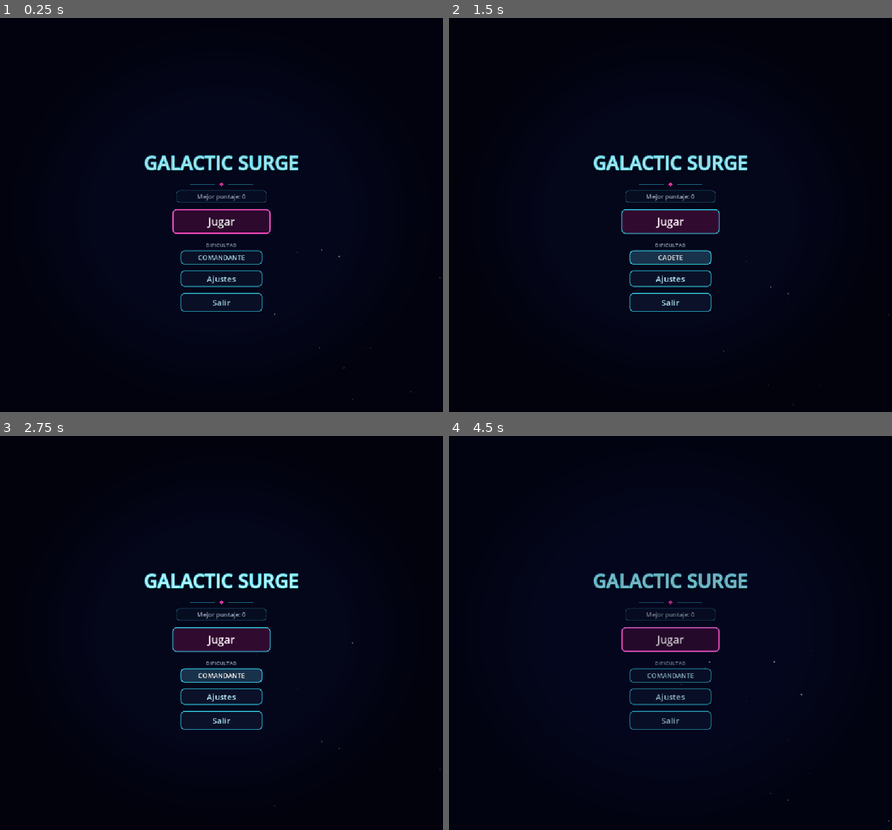
Above: before the commit, frames 1-4 (two rows, left to right).
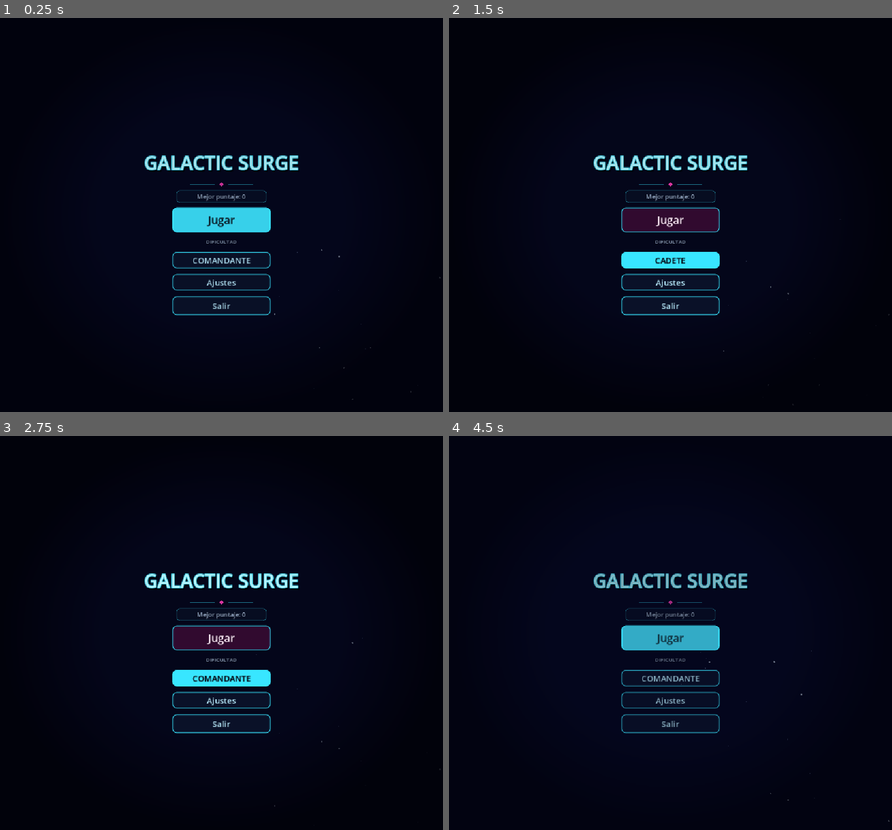
Above: after the commit, the same moments.

Repository: Frank-0511/galactic-surge
Game: Godot game, scene res://scenes/main/main.tscn
The game is run twice, just before and just after one commit, with the same random seed, the same clock (stepped at 60 frames per second) and the same inputs.
Inputs:
- Up to frame 1 (0.25 s): no input
- Up to frame 2 (1.5 s): click "COMANDANTE" at 0.5 s; click "ÉLITE GALÁCTICA" at 1.25 s
- Up to frame 3 (2.75 s): click "CADETE" at 2 s
- Up to frame 4 (4.5 s): click "Ajustes" at 2.75 s; click "VSync: Sí" at 3.5 s; click "Volver" at 4.25 s

The runs differ from the first frame. In frame 1, 2.8% of the frame differs, in the area x 38-62%, y 47-76%; in frame 2, 2.3%; in frame 3, 2.2%; in frame 4, 2.8%.

Commit message:
feat(etapa-18): menú principal con Theme, contenedor y foco de alto contraste
Los botones van dentro de un VBoxContainer (Control/Menu) con separación
constante; los estilos salen de un Theme en código con variaciones
PrimaryButton (Jugar) y SecondaryButton (Dificultad, Ajustes, Salir). El
foco y el hover usan relleno cyan sólido con texto oscuro para ser el
elemento más contrastado. Rutas de etapa_4a actualizadas a Control/Menu/.
Guía scenario-godot-ui, stances 2, 3 y 5.

Diff:
--- a/scenes/ui/main_menu.gd
+++ b/scenes/ui/main_menu.gd
@@ -1,8 +1,10 @@
 # main_menu.gd
 # Presents the initial navigation options and emits user intent to Main.
 # Lets the player pick the session difficulty (Etapa 18) before play.
-# Layout lives in main_menu.tscn; all visual styling (buttons, title, chip,
-# vignette, entrance fade, title pulse) is applied here in code.
+# Layout lives in main_menu.tscn: title, divider and high score are anchored to
+# the center; the four buttons sit in the Menu VBoxContainer.
+# All button styling comes from one Theme built in code (_build_menu_theme) and
+# assigned to the root Control; buttons pick PrimaryButton or SecondaryButton variations.
 # REDUCED_MOTION is a switch to flip: true skips the title pulse and the entrance fade.
 
 extends CanvasLayer
@@ -17,9 +19,16 @@
 const BUTTON_PADDING_X := 14.0
 const BUTTON_PADDING_Y := 6.0
 const BORDER_WIDTH := 2
-const FOCUS_BORDER_WIDTH := 3
+const MENU_SEPARATION := 14
+const PRIMARY_VARIATION := &"PrimaryButton"
+## "MenuButton" is a built-in Godot class name and cannot be a theme variation.
+const SECONDARY_VARIATION := &"SecondaryButton"
+const PRIMARY_FONT_SIZE := 26
+const MENU_FONT_SIZE := 20
 const CYAN := Color(0.22, 0.9, 1.0)
-const MAGENTA := Color(1.0, 0.24, 0.72)
+## Solid focus/hover fill (#38E6FF) and its dark text (#050A14).
+const FOCUS_FILL := Color(0.22, 0.9, 1.0)
+const FOCUS_TEXT := Color(0.02, 0.04, 0.08)
 const TITLE_FILL := Color(0.72, 0.97, 1.0)
 const TEXT_SOFT := Color(0.72, 0.92, 1.0)
 
@@ -34,20 +43,20 @@
 @onready var _vignette: TextureRect = $Control/Vignette
 @onready var _high_score_label: Label = $Control/HighScoreLabel
 @onready var _title_label: Label = $Control/TitleLabel
-@onready var _difficulty_button: Button = $Control/DificultadButton
-@onready var _play_button: Button = $Control/PlayButton
-@onready var _quit_button: Button = $Control/QuitButton
-@onready var _ajustes_button: Button = $Control/AjustesButton
+@onready var _difficulty_button: Button = $Control/Menu/DificultadButton
+@onready var _play_button: Button = $Control/Menu/PlayButton
+@onready var _quit_button: Button = $Control/Menu/QuitButton
+@onready var _ajustes_button: Button = $Control/Menu/AjustesButton
 
 var _entrance_tween: Tween
 var _pulse_tween: Tween
 
 
 func _ready() -> void:
+	_content.theme = _build_menu_theme()
 	_apply_vignette()
 	_apply_title_style()
 	_apply_chip_style()
-	_style_buttons()
 	_start_title_pulse()
 	_refresh_difficulty_text()
 
@@ -55,7 +64,7 @@
 func show_menu() -> void:
 	visible = true
 	_play_entrance()
-	$Control/PlayButton.grab_focus()
+	_play_button.grab_focus()
 
 
 func set_high_score(value: int) -> void:
@@ -130,44 +139,47 @@
 
 
 # ---------------------------------------------------------------------------
-# Buttons: one StyleBoxFlat per state. Jugar is the primary action (magenta
-# tinted fill); Salir and the difficulty control stay cyan-outlined.
-# Focus is a 3 px magenta border with a transparent fill, so it stays distinct
-# from hover (brighter fill, 2 px cyan border).
-# ---------------------------------------------------------------------------
-func _style_buttons() -> void:
-	_style_button(_play_button, 26, true)
-	_style_button(_quit_button, 20, false)
-	_style_button(_ajustes_button, 20, false)
-	_style_button(_difficulty_button, 16, false)
-
-
-func _style_button(button: Button, font_size: int, primary: bool) -> void:
+# Theme: one Theme for the whole menu, assigned to the root Control.
+# PrimaryButton (Jugar) and SecondaryButton (Dificultad, Ajustes, Salir) carry the
+# button looks. Hover and focus share a solid cyan fill with dark text, so the
+# focused button is the highest-contrast element on screen. Pressed keeps the
+# dark fill. The Menu VBoxContainer separation is a theme constant too.
+# ---------------------------------------------------------------------------
+func _build_menu_theme() -> Theme:
+	var menu_theme := Theme.new()
+	menu_theme.set_type_variation(PRIMARY_VARIATION, &"Button")
+	menu_theme.set_type_variation(SECONDARY_VARIATION, &"Button")
+	menu_theme.set_constant(&"separation", &"VBoxContainer", MENU_SEPARATION)
+	_theme_button_variation(menu_theme, PRIMARY_VARIATION, PRIMARY_FONT_SIZE, true)
+	_theme_button_variation(menu_theme, SECONDARY_VARIATION, MENU_FONT_SIZE, false)
+	return menu_theme
+
+
+func _theme_button_variation(menu_theme: Theme, variation: StringName, font_size: int, primary: bool) -> void:
 	var normal_box: StyleBoxFlat
-	var hover_box: StyleBoxFlat
 	var pressed_box: StyleBoxFlat
+	var text_normal: Color
+	var text_pressed: Color
 	if primary:
 		normal_box = _make_box(Color(0.2, 0.04, 0.19, 0.95), Color(CYAN, 0.8), BORDER_WIDTH)
-		hover_box = _make_box(Color(0.34, 0.08, 0.3, 1.0), Color(CYAN, 1.0), BORDER_WIDTH)
 		pressed_box = _make_box(Color(0.1, 0.02, 0.1, 1.0), Color(CYAN, 0.6), BORDER_WIDTH)
+		text_normal = Color(1.0, 0.93, 0.98)
+		text_pressed = Color(0.85, 0.75, 0.82)
 	else:
 		normal_box = _make_box(Color(0.04, 0.07, 0.16, 0.92), Color(CYAN, 0.8), BORDER_WIDTH)
-		hover_box = _make_box(Color(0.1, 0.2, 0.3, 0.98), Color(CYAN, 1.0), BORDER_WIDTH)
 		pressed_box = _make_box(Color(0.02, 0.04, 0.1, 1.0), Color(CYAN, 0.5), BORDER_WIDTH)
-	var focus_box: StyleBoxFlat = _make_box(Color(0.0, 0.0, 0.0, 0.0), MAGENTA, FOCUS_BORDER_WIDTH)
-
-	button.add_theme_stylebox_override("normal", normal_box)
-	button.add_theme_stylebox_override("hover", hover_box)
-	button.add_theme_stylebox_override("pressed", pressed_box)
-	button.add_theme_stylebox_override("focus", focus_box)
-	button.add_theme_font_size_override("font_size", font_size)
-
-	var text_normal: Color = Color(1.0, 0.93, 0.98) if primary else TEXT_SOFT
-	var text_pressed: Color = Color(0.85, 0.75, 0.82) if primary else Color(0.6, 0.8, 0.9)
-	button.add_theme_color_override("font_color", text_normal)
-	button.add_theme_color_override("font_hover_color", Color(1.0, 1.0, 1.0))
-	button.add_theme_color_override("font_pressed_color", text_pressed)
-	button.add_theme_color_override("font_focus_color", Color(1.0, 1.0, 1.0))
+		text_normal = TEXT_SOFT
+		text_pressed = Color(0.6, 0.8, 0.9)
+
+	menu_theme.set_stylebox(&"normal", variation, normal_box)
+	menu_theme.set_stylebox(&"hover", variation, _make_box(FOCUS_FILL, FOCUS_FILL, BORDER_WIDTH))
+	menu_theme.set_stylebox(&"pressed", variation, pressed_box)
+	menu_theme.set_stylebox(&"focus", variation, _make_box(FOCUS_FILL, FOCUS_FILL, BORDER_WIDTH))
+	menu_theme.set_font_size(&"font_size", variation, font_size)
+	menu_theme.set_color(&"font_color", variation, text_normal)
+	menu_theme.set_color(&"font_pressed_color", variation, text_pressed)
+	menu_theme.set_color(&"font_hover_color", variation, FOCUS_TEXT)
+	menu_theme.set_color(&"font_focus_color", variation, FOCUS_TEXT)
 
 
 func _make_box(fill: Color, border: Color, border_width: int) -> StyleBoxFlat:
--- a/scenes/ui/main_menu.tscn
+++ b/scenes/ui/main_menu.tscn
@@ -121,7 +121,7 @@
 horizontal_alignment = 1
 vertical_alignment = 1
 
-[node name="PlayButton" type="Button" parent="Control"]
+[node name="Menu" type="VBoxContainer" parent="Control"]
 layout_mode = 1
 anchors_preset = 8
 anchor_left = 0.5
@@ -131,75 +131,43 @@
 offset_left = -120.0
 offset_top = -14.0
 offset_right = 120.0
-offset_bottom = 46.0
+offset_bottom = 240.0
 grow_horizontal = 2
 grow_vertical = 2
+
+[node name="PlayButton" type="Button" parent="Control/Menu"]
+custom_minimum_size = Vector2(0, 60)
+layout_mode = 2
+theme_type_variation = &"PrimaryButton"
 text = "Jugar"
 
-[node name="DifficultyCaption" type="Label" parent="Control"]
-layout_mode = 1
-anchors_preset = 8
-anchor_left = 0.5
-anchor_top = 0.5
-anchor_right = 0.5
-anchor_bottom = 0.5
-offset_left = -100.0
-offset_top = 64.0
-offset_right = 100.0
-offset_bottom = 84.0
-grow_horizontal = 2
-grow_vertical = 2
+[node name="DifficultyCaption" type="Label" parent="Control/Menu"]
+custom_minimum_size = Vector2(0, 20)
+layout_mode = 2
 theme_override_font_sizes/font_size = 13
 theme_override_colors/font_color = Color(0.62, 0.7, 0.82, 1.0)
 text = "DIFICULTAD"
 horizontal_alignment = 1
 
-[node name="DificultadButton" type="Button" parent="Control"]
-layout_mode = 1
-anchors_preset = 8
-anchor_left = 0.5
-anchor_top = 0.5
-anchor_right = 0.5
-anchor_bottom = 0.5
-offset_left = -100.0
-offset_top = 86.0
-offset_right = 100.0
-offset_bottom = 120.0
-grow_horizontal = 2
-grow_vertical = 2
+[node name="DificultadButton" type="Button" parent="Control/Menu"]
+custom_minimum_size = Vector2(0, 34)
+layout_mode = 2
+theme_type_variation = &"SecondaryButton"
 text = "COMANDANTE"
 
-[node name="AjustesButton" type="Button" parent="Control"]
-layout_mode = 1
-anchors_preset = 8
-anchor_left = 0.5
-anchor_top = 0.5
-anchor_right = 0.5
-anchor_bottom = 0.5
-offset_left = -100.0
-offset_top = 136.0
-offset_right = 100.0
-offset_bottom = 174.0
-grow_horizontal = 2
-grow_vertical = 2
+[node name="AjustesButton" type="Button" parent="Control/Menu"]
+custom_minimum_size = Vector2(0, 38)
+layout_mode = 2
+theme_type_variation = &"SecondaryButton"
 text = "Ajustes"
 
-[node name="QuitButton" type="Button" parent="Control"]
-layout_mode = 1
-anchors_preset = 8
-anchor_left = 0.5
-anchor_top = 0.5
-anchor_right = 0.5
-anchor_bottom = 0.5
-offset_left = -100.0
-offset_top = 190.0
-offset_right = 100.0
-offset_bottom = 236.0
-grow_horizontal = 2
-grow_vertical = 2
+[node name="QuitButton" type="Button" parent="Control/Menu"]
+custom_minimum_size = Vector2(0, 46)
+layout_mode = 2
+theme_type_variation = &"SecondaryButton"
 text = "Salir"
 
-[connection signal="pressed" from="Control/AjustesButton" to="." method="_on_ajustes_button_pressed"]
-[connection signal="pressed" from="Control/DificultadButton" to="." method="_on_dificultad_button_pressed"]
-[connection signal="pressed" from="Control/PlayButton" to="." method="_on_play_button_pressed"]
-[connection signal="pressed" from="Control/QuitButton" to="." method="_on_quit_button_pressed"]
+[connection signal="pressed" from="Control/Menu/AjustesButton" to="." method="_on_ajustes_button_pressed"]
+[connection signal="pressed" from="Control/Menu/DificultadButton" to="." method="_on_dificultad_button_pressed"]
+[connection signal="pressed" from="Control/Menu/PlayButton" to="." method="_on_play_button_pressed"]
+[connection signal="pressed" from="Control/Menu/QuitButton" to="." method="_on_quit_button_pressed"]
--- a/tests/etapa_4a_contract_test.gd
+++ b/tests/etapa_4a_contract_test.gd
@@ -49,24 +49,24 @@
 	root.add_child(main_menu)
 	var passed: bool = true
 	passed = _assert_menu_button_contract(
-		main_menu, "Control/PlayButton", &"play_requested", &"_on_play_button_pressed", "MainMenu"
+		main_menu, "Control/Menu/PlayButton", &"play_requested", &"_on_play_button_pressed", "MainMenu"
 	) and passed
 	passed = _assert_menu_button_contract(
-		main_menu, "Control/QuitButton", &"quit_requested", &"_on_quit_button_pressed", "MainMenu"
+		main_menu, "Control/Menu/QuitButton", &"quit_requested", &"_on_quit_button_pressed", "MainMenu"
 	) and passed
 	if main_menu.has_method("show_menu"):
 		main_menu.call("show_menu")
 		if not main_menu.visible:
 			push_error("MainMenu show_menu() must make the menu visible")
 			passed = false
-		var play_button: Control = main_menu.get_node_or_null("Control/PlayButton") as Control
+		var play_button: Control = main_menu.get_node_or_null("Control/Menu/PlayButton") as Control
 		if play_button != null and not play_button.has_focus():
 			push_error("MainMenu show_menu() must focus PlayButton")
 			passed = false
 		if play_button is Button and play_button.text != "Jugar":
 			push_error("MainMenu PlayButton must display Jugar")
 			passed = false
-		var quit_button: Button = main_menu.get_node_or_null("Control/QuitButton") as Button
+		var quit_button: Button = main_menu.get_node_or_null("Control/Menu/QuitButton") as Button
 		if quit_button != null and quit_button.text != "Salir":
 			push_error("MainMenu QuitButton must display Salir")
 			passed = false
@@ -134,20 +134,20 @@
 		return false
 	root.add_child(game_over)
 	var passed: bool = true
-	if game_over.get_node_or_null("Control/RetryButton") == null:
-		push_error("GameOver missing Control/RetryButton")
-		passed = false
-	if game_over.get_node_or_null("Control/FinalScoreLabel") == null:
-		push_error("GameOver missing Control/FinalScoreLabel")
+	if game_over.get_node_or_null("Control/Content/RetryButton") == null:
+		push_error("GameOver missing Control/Content/RetryButton")
+		passed = false
+	if game_over.get_node_or_null("Control/Content/FinalScoreLabel") == null:
+		push_error("GameOver missing Control/Content/FinalScoreLabel")
 		passed = false
 	passed = _assert_menu_button_contract(
 		game_over,
-		"Control/MainMenuButton",
+		"Control/Content/MainMenuButton",
 		&"main_menu_requested",
 		&"_on_main_menu_button_pressed",
 		"GameOver"
 	) and passed
-	var main_menu_button: Button = game_over.get_node_or_null("Control/MainMenuButton") as Button
+	var main_menu_button: Button = game_over.get_node_or_null("Control/Content/MainMenuButton") as Button
 	if main_menu_button != null and main_menu_button.text != "Menú principal":
 		push_error("GameOver MainMenuButton must display Menú principal")
 		passed = false
--- a/tests/menu_style_contract_test.gd
+++ b/tests/menu_style_contract_test.gd
@@ -1,33 +1,42 @@
 # menu_style_contract_test.gd
 # Contract test for the main menu visual upgrade.
 # Verifies:
-# 1. PlayButton, QuitButton and DificultadButton each define StyleBox overrides for
-#    normal, hover, pressed and focus states.
+# 1. Each menu button gets normal, hover, pressed and focus StyleBoxes from the Theme
+#    assigned to the root Control (type variations), with no per-node StyleBox overrides.
+#    The focus StyleBox has a solid, opaque fill and dark text.
 # 2. TitleLabel has an outline size > 0 and a non-zero drop shadow.
 # 3. Node names and public texts of the menu still exist (no structural renames).
-# 4. Order: high score above Jugar, Dificultad, Ajustes above Salir (no kicker label).
-# 5. Ajustes is styled like the other menu buttons.
+# 4. Order (laid out on screen): high score above Jugar, Dificultad, Ajustes above Salir.
+#    KickerLabel stays removed.
+# 5. The four buttons live in a centered VBoxContainer with a 14 px theme separation and
+#    a minimum height of 34 px.
 # Uses the instantiated scene only; no real-time dependencies.
 
 extends SceneTree
 
 const MAIN_MENU_SCENE := preload("res://scenes/ui/main_menu.tscn")
-const BUTTON_PATHS: Array[String] = [
-	"Control/PlayButton",
-	"Control/QuitButton",
-	"Control/DificultadButton",
-	"Control/AjustesButton",
-]
+const MENU_CONTAINER_PATH := "Control/Menu"
+const EXPECTED_SEPARATION := 14
+const MIN_BUTTON_HEIGHT := 34.0
+## Button path -> theme type variation it must use.
+const BUTTON_VARIATIONS: Dictionary = {
+	"Control/Menu/PlayButton": "PrimaryButton",
+	"Control/Menu/DificultadButton": "SecondaryButton",
+	"Control/Menu/AjustesButton": "SecondaryButton",
+	"Control/Menu/QuitButton": "SecondaryButton",
+}
 const STATES: Array[String] = ["normal", "hover", "pressed", "focus"]
 const REQUIRED_NODES: Array[String] = [
 	"Control/Panel",
 	"Control/TitleLabel",
 	"Control/Divider",
-	"Control/DifficultyCaption",
-	"Control/DificultadButton",
-	"Control/PlayButton",
-	"Control/QuitButton",
 	"Control/HighScoreLabel",
+	"Control/Menu",
+	"Control/Menu/DifficultyCaption",
+	"Control/Menu/DificultadButton",
+	"Control/Menu/PlayButton",
+	"Control/Menu/QuitButton",
+	"Control/Menu/AjustesButton",
 ]
 
 
@@ -45,14 +54,17 @@
 		return
 
 	root.add_child(menu)
-	var t1: bool = _assert_button_stylebox_overrides(menu)
+	# Containers lay children out on the next frame; positions are read after that.
+	await process_frame
+	var t1: bool = _assert_button_theme_styles(menu)
 	var t2: bool = _assert_title_outline_and_shadow(menu)
 	var t3: bool = _assert_node_names_kept(menu)
 	var t4: bool = _assert_menu_order(menu)
+	var t5: bool = _assert_menu_container(menu)
 	root.remove_child(menu)
 	menu.free()
 
-	var all_passed: bool = t1 and t2 and t3 and t4
+	var all_passed: bool = t1 and t2 and t3 and t4 and t5
 	if all_passed:
 		print("MENU STYLE CONTRACT TESTS: ALL PASSED")
 	else:
@@ -63,22 +75,47 @@
 
 
 # ---------------------------------------------------------------------------
-# 1. Buttons: normal, hover, pressed and focus StyleBox overrides
-# ---------------------------------------------------------------------------
-func _assert_button_stylebox_overrides(menu: CanvasLayer) -> bool:
+# 1. Buttons: StyleBoxes come from the Theme; focus is a solid fill
+# ---------------------------------------------------------------------------
+func _assert_button_theme_styles(menu: CanvasLayer) -> bool:
+	var control: Control = menu.get_node_or_null("Control") as Control
+	if control == null or control.theme == null:
+		push_error("Root Control must have a Theme assigned")
+		return false
 	var passed: bool = true
-	for path: String in BUTTON_PATHS:
+	for path: String in BUTTON_VARIATIONS.keys():
 		var button: Button = menu.get_node_or_null(path) as Button
 		if button == null:
 			push_error("Missing Button at %s" % path)
 			passed = false
 			continue
+		var variation: String = BUTTON_VARIATIONS[path]
+		if String(button.theme_type_variation) != variation:
+			push_error("%s must use theme type variation %s" % [path, variation])
+			passed = false
+		if button.has_theme_font_size_override("font_size"):
+			push_error("%s must take its font size from the Theme, not an override" % path)
+			passed = false
 		for state: String in STATES:
-			if not button.has_theme_stylebox_override(state):
-				push_error("%s must override StyleBox '%s'" % [path, state])
+			if button.has_theme_stylebox_override(state):
+				push_error("%s must not override StyleBox '%s' per node" % [path, state])
 				passed = false
+			if not control.theme.has_stylebox(state, variation):
+				push_error("Theme must define StyleBox '%s' for %s" % [state, variation])
+				passed = false
+			if not (button.get_theme_stylebox(state) is StyleBoxFlat):
+				push_error("%s must resolve StyleBoxFlat '%s' from the Theme" % [path, state])
+				passed = false
+		var focus_box: StyleBoxFlat = button.get_theme_stylebox("focus") as StyleBoxFlat
+		if focus_box != null and focus_box.bg_color.a < 1.0:
+			push_error("%s focus must have a solid, opaque fill" % path)
+			passed = false
+		var focus_text: Color = button.get_theme_color("font_focus_color")
+		if focus_text.get_luminance() > 0.1:
+			push_error("%s focus text must be dark on the solid fill" % path)
+			passed = false
 	if passed:
-		print("✓ Contrato 1: Botones con StyleBox normal, hover, pressed y focus")
+		print("✓ Contrato 1: Botones con StyleBox normal, hover, pressed y focus desde el Theme")
 	return passed
 
 
@@ -108,25 +145,67 @@
 
 
 # ---------------------------------------------------------------------------
-# 4. Vertical order: high score, Jugar, Dificultad, Ajustes, Salir
+# 4. Vertical order on screen: high score, Jugar, Dificultad, Ajustes, Salir
 # ---------------------------------------------------------------------------
 func _assert_menu_order(menu: CanvasLayer) -> bool:
-	var order: Array[String] = ["Control/HighScoreLabel", "Control/PlayButton", "Control/DificultadButton", "Control/AjustesButton", "Control/QuitButton"]
-	var previous_top: float = -INF
+	var order: Array[String] = [
+		"Control/HighScoreLabel",
+		"Control/Menu/PlayButton",
+		"Control/Menu/DificultadButton",
+		"Control/Menu/AjustesButton",
+		"Control/Menu/QuitButton",
+	]
+	var previous_center_y: float = -INF
 	for path: String in order:
 		var node: Control = menu.get_node_or_null(path) as Control
 		if node == null:
 			push_error("Missing %s for order check" % path)
 			return false
-		if node.offset_top <= previous_top:
+		var center_y: float = node.get_global_rect().get_center().y
+		if center_y <= previous_center_y:
 			push_error("%s must sit below the previous entry of the menu order" % path)
 			return false
-		previous_top = node.offset_top
+		previous_center_y = center_y
 	if menu.get_node_or_null("Control/KickerLabel") != null:
 		push_error("KickerLabel must be removed from the menu")
 		return false
 	print("✓ Contrato 4: Orden del menú (puntaje, Jugar, Dificultad, Ajustes, Salir)")
 	return true
+
+
+# ---------------------------------------------------------------------------
+# 5. Menu container: centered VBoxContainer, separation and minimum height
+# ---------------------------------------------------------------------------
+func _assert_menu_container(menu: CanvasLayer) -> bool:
+	var container: VBoxContainer = menu.get_node_or_null(MENU_CONTAINER_PATH) as VBoxContainer
+	if container == null:
+		push_error("Missing VBoxContainer %s" % MENU_CONTAINER_PATH)
+		return false
+	var passed: bool = true
+	var separation: int = container.get_theme_constant("separation")
+	if separation != EXPECTED_SEPARATION:
+		push_error("Menu separation must be %d from the Theme, got %d" % [EXPECTED_SEPARATION, separation])
+		passed = false
+	var viewport_center_x: float = menu.get_viewport().get_visible_rect().size.x * 0.5
+	var container_center_x: float = container.get_global_rect().get_center().x
+	if absf(container_center_x - viewport_center_x) > 1.0:
+		push_error("Menu container must be horizontally centered (center %f, viewport %f)" % [container_center_x, viewport_center_x])
+		passed = false
+	for path: String in BUTTON_VARIATIONS.keys():
+		var button: Button = menu.get_node_or_null(path) as Button
+		if button == null:
+			push_error("Missing Button at %s" % path)
+			passed = false
+			continue
+		if button.get_parent() != container:
+			push_error("%s must be a child of %s" % [path, MENU_CONTAINER_PATH])
+			passed = false
+		if button.custom_minimum_size.y < MIN_BUTTON_HEIGHT:
+			push_error("%s minimum height must be at least %d px" % [path, int(MIN_BUTTON_HEIGHT)])
+			passed = false
+	if passed:
+		print("✓ Contrato 5: Contenedor centrado, separación 14 px y alto mínimo 34 px")
+	return passed
 
 
 # ---------------------------------------------------------------------------
@@ -138,11 +217,11 @@
 		if menu.get_node_or_null(path) == null:
 			push_error("Missing node %s" % path)
 			passed = false
-	var play: Button = menu.get_node_or_null("Control/PlayButton") as Button
+	var play: Button = menu.get_node_or_null("Control/Menu/PlayButton") as Button
 	if play != null and play.text != "Jugar":
 		push_error("PlayButton must display Jugar, got '%s'" % play.text)
 		passed = false
-	var quit_button: Button = menu.get_node_or_null("Control/QuitButton") as Button
+	var quit_button: Button = menu.get_node_or_null("Control/Menu/QuitButton") as Button
 	if quit_button != null and quit_button.text != "Salir":
 		push_error("QuitButton must display Salir, got '%s'" % quit_button.text)
 		passed = false
